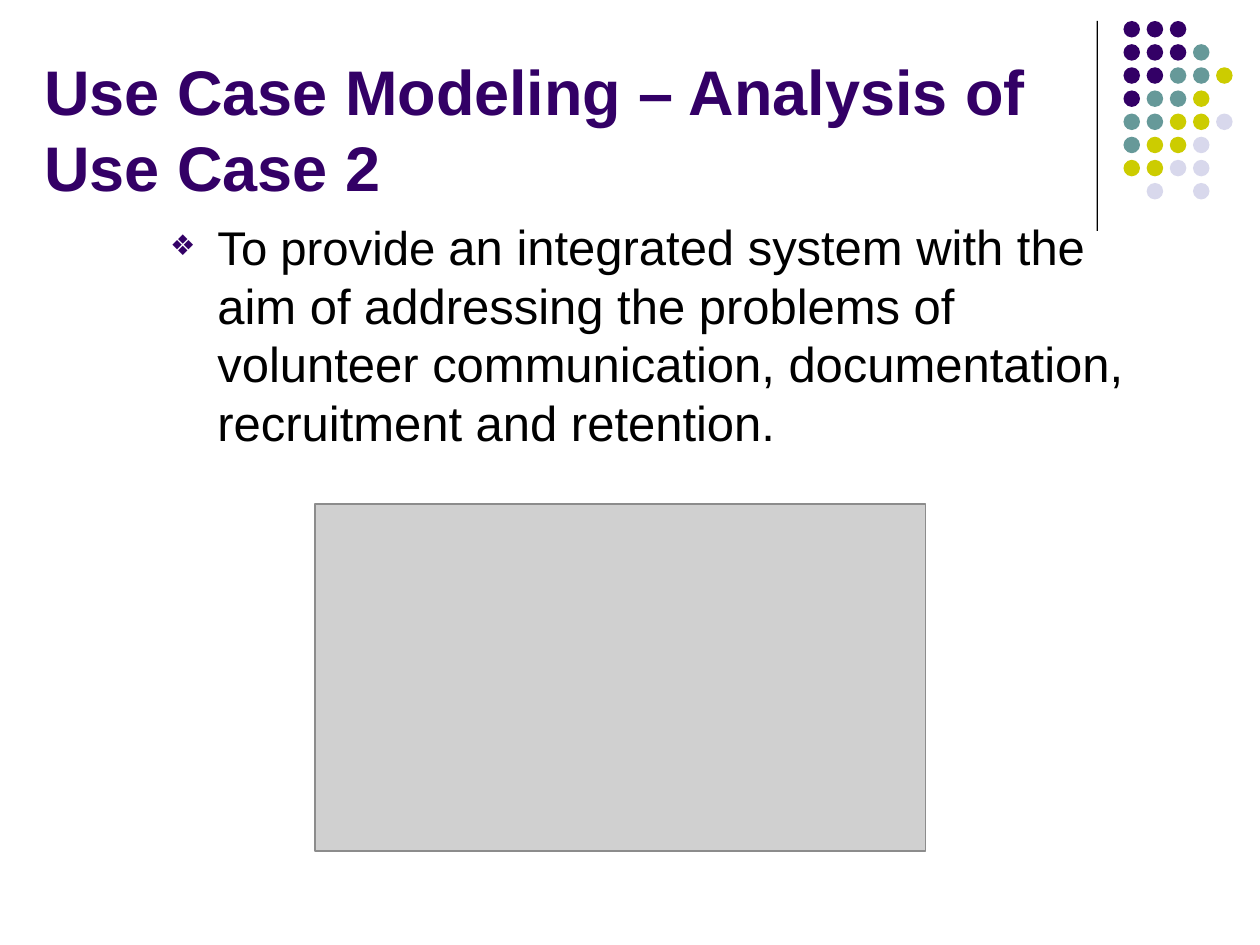
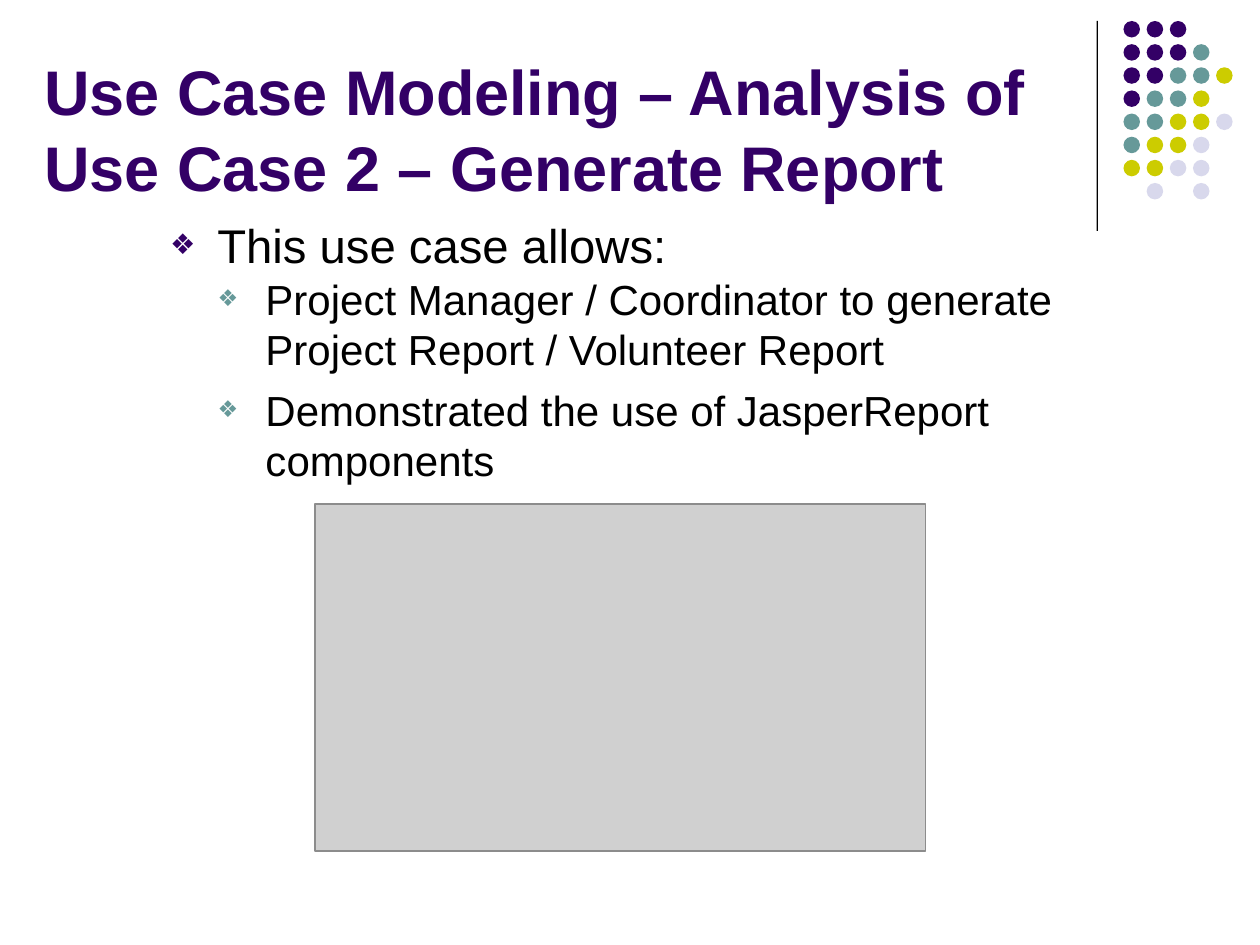
Before and after one commit to imireasa/mtech-se18-t08s, a slide deck: slide 8 of docs/W-9 Working Document/W-9.3 Presentation Slides/Phase 2/vms_presentation_2_v0.1.pptx. Drawn at 1260x945 pixels with LibreOffice and Linux fonts; fonts in the diff are those of the drawing; grey boxes stand for pictures. Boxes give left, top, right and bottom in pixels: in the first picture for what was removed or moved away, otherwise in the second. Text is boxed around its words. In the diff, an @@ line names an element or a change of style, - is before the commit and + after.

```diff
--- a/docs/W-9 Working Document/W-9.3 Presentation Slides/Phase 2/vms_presentation_2_v0.1.pptx
+++ b/docs/W-9 Working Document/W-9.3 Presentation Slides/Phase 2/vms_presentation_2_v0.1.pptx
@@ title at box(44, 69, 1024, 202): text changed @@
-Use Case Modeling – Analysis of Use Case 2
+Use Case Modeling – Analysis of Use Case 2 – Generate Report
@@ text at box(217, 228, 1052, 485): text changed; size 28 to 24 pt @@
-❖ To provide an integrated system with the aim of addressing the problems of volunteer communication, documentation, recruitment and retention.
+❖ This use case allows:
+  ❖ Project Manager / Coordinator to generate Project Report / Volunteer Report
+  ❖ Demonstrated the use of JasperReport components
```
Also in this commit, not shown: 7 other slides changed.
